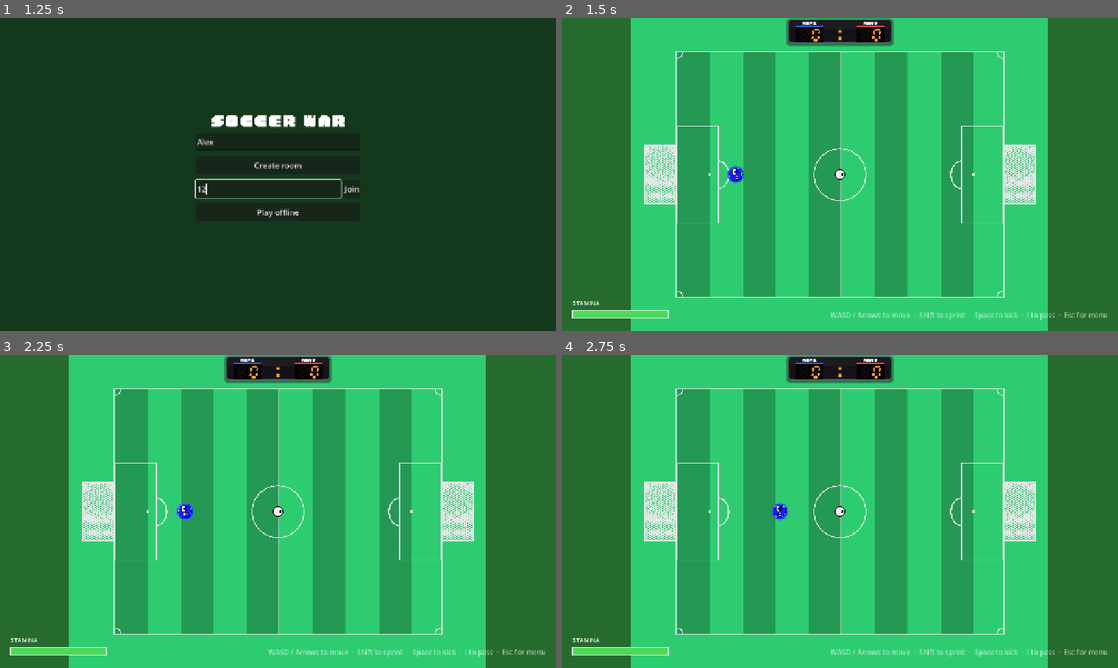
Above: before the commit, frames 1-4 (two rows, left to right).
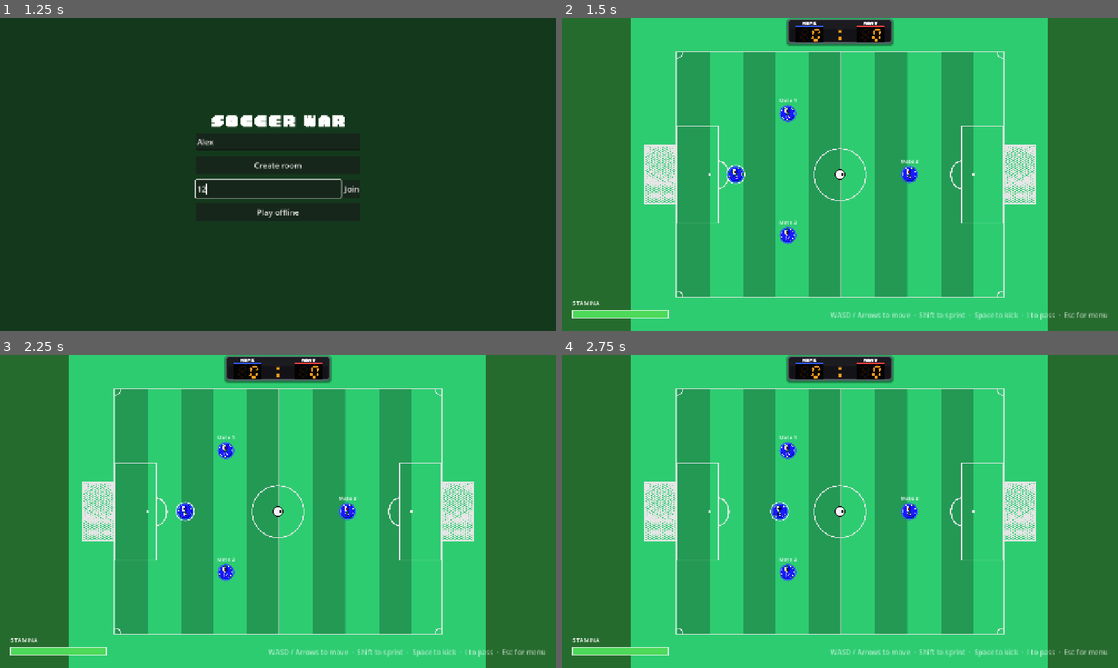
Above: after the commit, the same moments.

Repository: dthanhff318/soccer-war
Game: Godot game, scene res://scenes/boot.tscn
The game is run twice, just before and just after one commit, with the same random seed, the same clock (stepped at 60 frames per second) and the same inputs.
Inputs (mouse positions are in pixels of both pictures, inside the frame that each line leads up to):
- Up to frame 1 (1.25 s): click (278, 143) at 0.52 s; type "Alex" at 0.6 s; click (266, 190) at 0.75 s; type "12" at 0.83 s
- Up to frame 2 (1.5 s): click "Play offline" at 1.25 s
- Up to frame 3 (2.25 s): tap Enter at 2 s; hold D (move_right) from 2.03 s (still down); tap I (pass) at 2.1 s
- Up to frame 4 (2.75 s): keep holding D (move_right)

Frame 1 is identical in both runs. In frame 2, 0.5% of the frame differs, in the area x 29-65%, y 25-73%; in frame 3, 0.5%; in frame 4, 0.5%, in the area x 37-65%, y 25-73%.

Commit message:
feat(game): add stationary teammates to offline practice

Diff:
--- a/scripts/main.gd
+++ b/scripts/main.gd
@@ -10,6 +10,8 @@
 const PLAYER_SCENE := preload("res://scenes/player.tscn")
 const MENU_SCENE := "res://scenes/menu.tscn"
 const LOBBY_SCENE := "res://scenes/lobby.tscn"
+## Offline practice: stationary blue teammates to pass to.
+const OFFLINE_TEAMMATE_SPOTS: Array[Vector2] = [Vector2(520, 220), Vector2(520, 500), Vector2(800, 360)]
 
 var score: Array[int] = [0, 0]
 
@@ -45,7 +47,14 @@
 func _setup_offline() -> void:
 	_local = $Player
 	_local.keyboard_control = true
+	_local.is_local = true
 	_local.stamina_changed.connect(_stamina_bar.set_stamina)
+	for i in OFFLINE_TEAMMATE_SPOTS.size():
+		var mate: Player = PLAYER_SCENE.instantiate()
+		mate.team = Roster.Team.LEFT
+		mate.display_name = "Mate %d" % (i + 1)
+		mate.position = OFFLINE_TEAMMATE_SPOTS[i]
+		add_child(mate)
 
 
 func _setup_online() -> void:
--- /dev/null
+++ b/tests/test_offline_teammates.gd
@@ -0,0 +1,31 @@
+extends TestCase
+
+## Offline practice: the match scene adds stationary teammates to pass to.
+
+const MATCH_SCENE := preload("res://scenes/main.tscn")
+
+
+func test_offline_match_has_three_stationary_teammates() -> void:
+	var game: Node = MATCH_SCENE.instantiate()
+	add_child(game)
+	for i in 30:
+		await get_tree().physics_frame
+
+	var mates: Array[Player] = []
+	var keyboard_players := 0
+	for child in game.get_children():
+		if child is Player:
+			if child.keyboard_control:
+				keyboard_players += 1
+			else:
+				mates.append(child)
+	check_eq(keyboard_players, 1, "one player on the keyboard")
+	check_eq(mates.size(), 3, "three teammates")
+
+	var spots: Array = game.OFFLINE_TEAMMATE_SPOTS
+	for i in mates.size():
+		check_eq(mates[i].team, Roster.Team.LEFT, "teammate %d is blue" % i)
+		check_eq(mates[i].display_name, "Mate %d" % (i + 1), "teammate %d name" % i)
+		check_eq(mates[i].position, spots[i], "teammate %d did not move" % i)
+	game.queue_free()
+	await get_tree().process_frame
Not shown, added: tests/test_offline_teammates.gd.uid
Not shown, changed: export/index.html
Not shown, changed: export/index.pck
